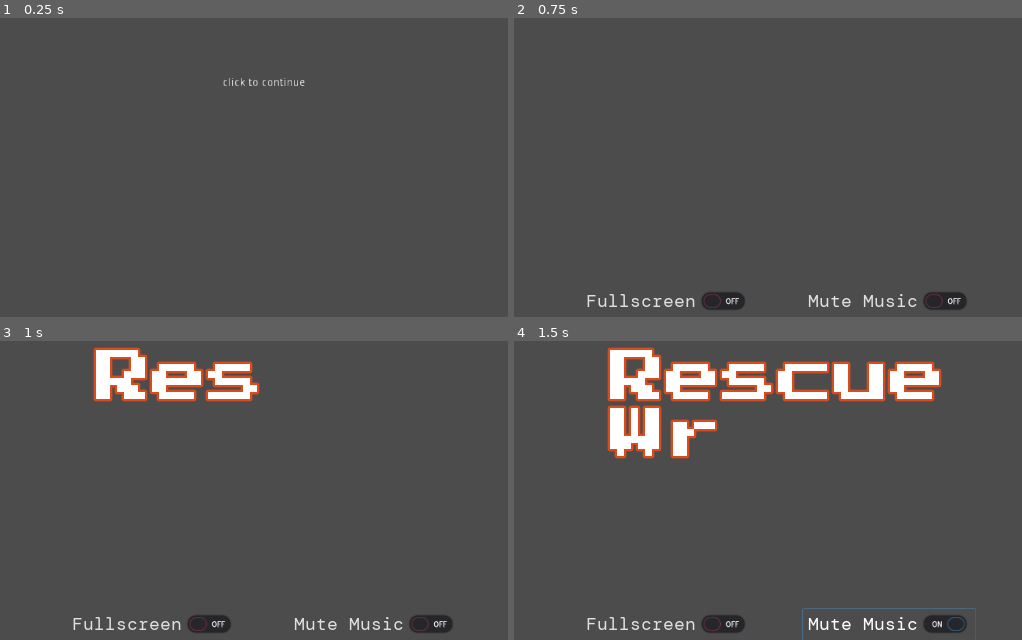
Above: before the commit, frames 1-4 (two rows, left to right).
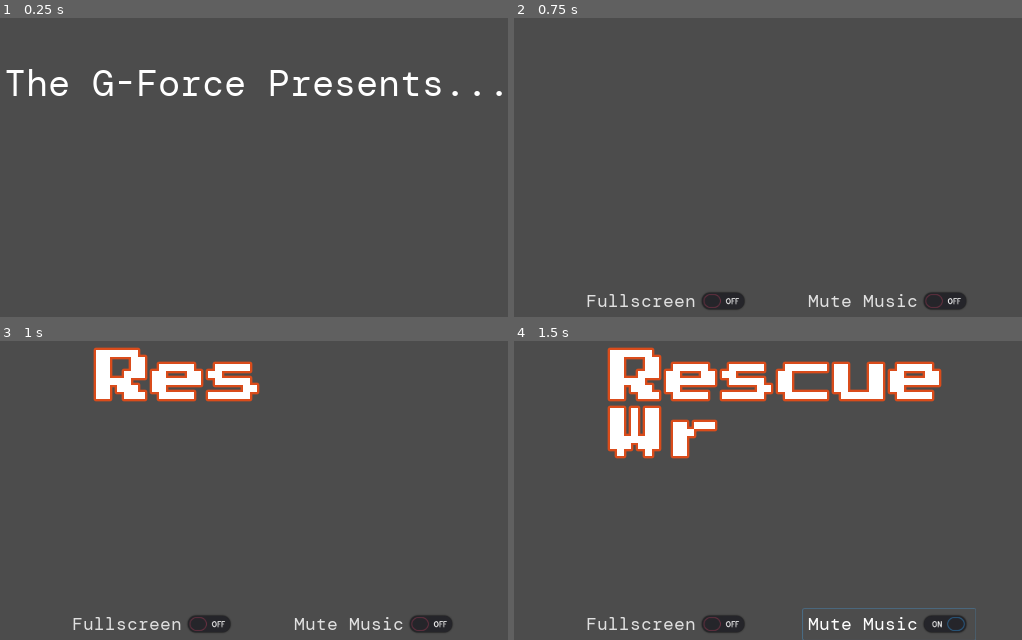
Above: after the commit, the same moments.

Repository: the-g-force/FamJam-February2021
Game: Godot game, scene res://src/SplashScreen.tscn
The game is run twice, just before and just after one commit, with the same random seed, the same clock (stepped at 60 frames per second) and the same inputs.
Inputs (mouse positions are in pixels of both pictures, inside the frame that each line leads up to):
- Up to frame 1 (0.25 s): no input
- Up to frame 2 (0.75 s): tap Enter at 0.5, 0.6 s; move the mouse to (955, 59) at 0.52 s; click (955, 59) at 0.67 s
- Up to frame 3 (1 s): no input
- Up to frame 4 (1.5 s): click "Mute Music" at 1.25 s

The runs differ from the first frame. In frame 1, 2.2% of the frame differs, in the area x 1-99%, y 17-27%; in frame 2, nothing differs; in frame 3, nothing differs; in frame 4, nothing differs.

Commit message:
Beautify

Diff:
--- a/project/src/SplashScreen.tscn
+++ b/project/src/SplashScreen.tscn
@@ -1,6 +1,27 @@
-[gd_scene load_steps=2 format=2]
+[gd_scene load_steps=5 format=2]
 
 [ext_resource path="res://src/SplashScreen.gd" type="Script" id=1]
+[ext_resource path="res://assets/fonts/DMMono-Regular.ttf" type="DynamicFontData" id=2]
+
+[sub_resource type="DynamicFont" id=1]
+size = 48
+font_data = ExtResource( 2 )
+
+[sub_resource type="Animation" id=2]
+resource_name = "FadeIn"
+length = 2.0
+tracks/0/type = "value"
+tracks/0/path = NodePath("PressAKey:modulate")
+tracks/0/interp = 1
+tracks/0/loop_wrap = true
+tracks/0/imported = false
+tracks/0/enabled = true
+tracks/0/keys = {
+"times": PoolRealArray( 0, 1, 2 ),
+"transitions": PoolRealArray( 1, 2.14355, 2.14355 ),
+"update": 0,
+"values": [ Color( 1, 1, 1, 0 ), Color( 1, 1, 1, 0 ), Color( 1, 1, 1, 1 ) ]
+}
 
 [node name="SplashScreen" type="Control"]
 anchor_right = 1.0
@@ -10,16 +31,34 @@
 "_edit_use_anchors_": false
 }
 
-[node name="Label" type="Label" parent="."]
+[node name="WePresent" type="Label" parent="."]
 anchor_left = 0.5
 anchor_top = 0.5
 anchor_right = 0.5
 anchor_bottom = 0.5
-margin_left = -53.0
-margin_top = -7.0
-margin_right = 53.0
-margin_bottom = 7.0
-text = "click to continue"
+margin_left = -333.5
+margin_top = -31.5
+margin_right = 333.5
+margin_bottom = 31.5
+custom_fonts/font = SubResource( 1 )
+text = "The G-Force Presents..."
 __meta__ = {
 "_edit_use_anchors_": false
 }
+
+[node name="PressAKey" type="Label" parent="."]
+modulate = Color( 1, 1, 1, 0 )
+anchor_left = 0.5
+anchor_top = 0.5
+anchor_right = 0.5
+anchor_bottom = 0.5
+margin_left = -246.5
+margin_top = 160.283
+margin_right = 246.5
+margin_bottom = 223.283
+custom_fonts/font = SubResource( 1 )
+text = "Click to continue"
+
+[node name="AnimationPlayer" type="AnimationPlayer" parent="."]
+autoplay = "FadeIn"
+anims/FadeIn = SubResource( 2 )
